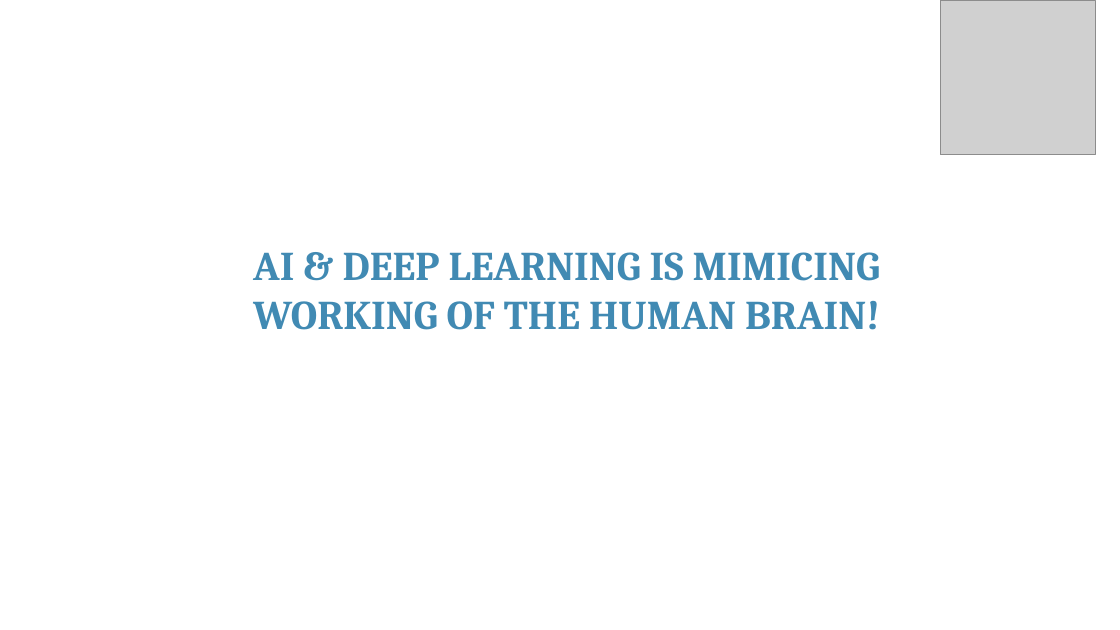
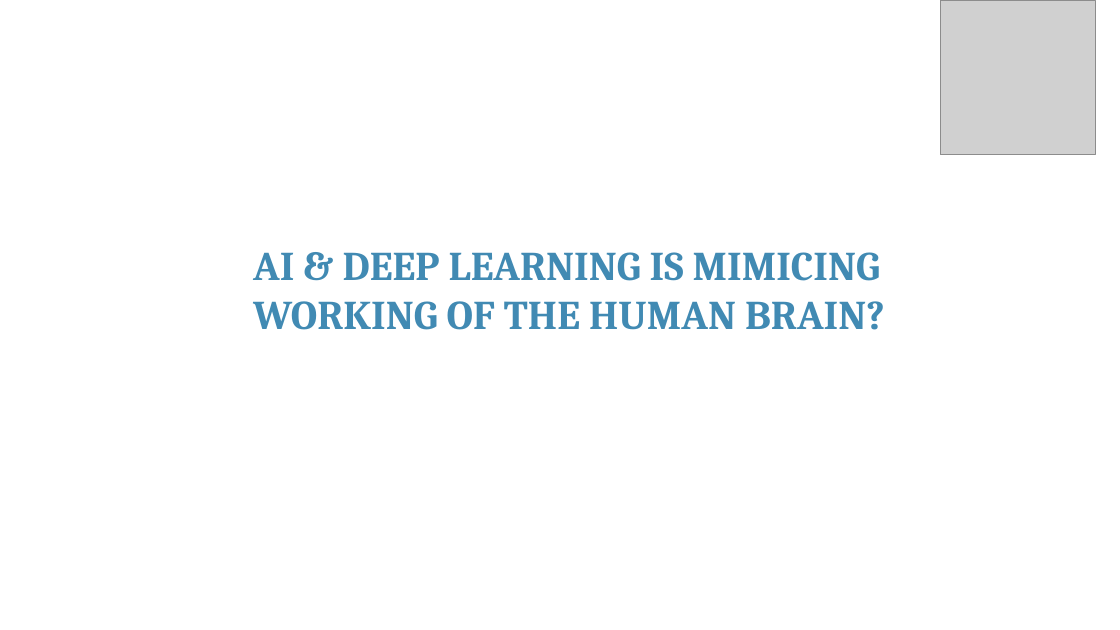
Before and after one commit to franckalbinet/itu-eaco-zanzibar-12-2018, a slide deck: slide 19 of presentations/session-5-application-of-ai.pptx. Drawn at 1120x630 pixels with LibreOffice and Linux fonts; fonts in the diff are those of the drawing; grey boxes stand for pictures; background and template pictures are left out. Boxes give left, top, right and bottom in pixels: in the first picture for what was removed or moved away, otherwise in the second. Text is boxed around its words. In the diff, an @@ line names an element or a change of style, - is before the commit and + after.

```diff
--- a/presentations/session-5-application-of-ai.pptx
+++ b/presentations/session-5-application-of-ai.pptx
@@ text at <box>253,252,885,330</box>: text changed @@
-AI & DEEP LEARNING IS MIMICING WORKING OF THE HUMAN BRAIN!
+AI & DEEP LEARNING IS MIMICING WORKING OF THE HUMAN BRAIN?
```
Also in this commit, not shown: 1 other slide changed, 1 slide removed, 4 other files.
